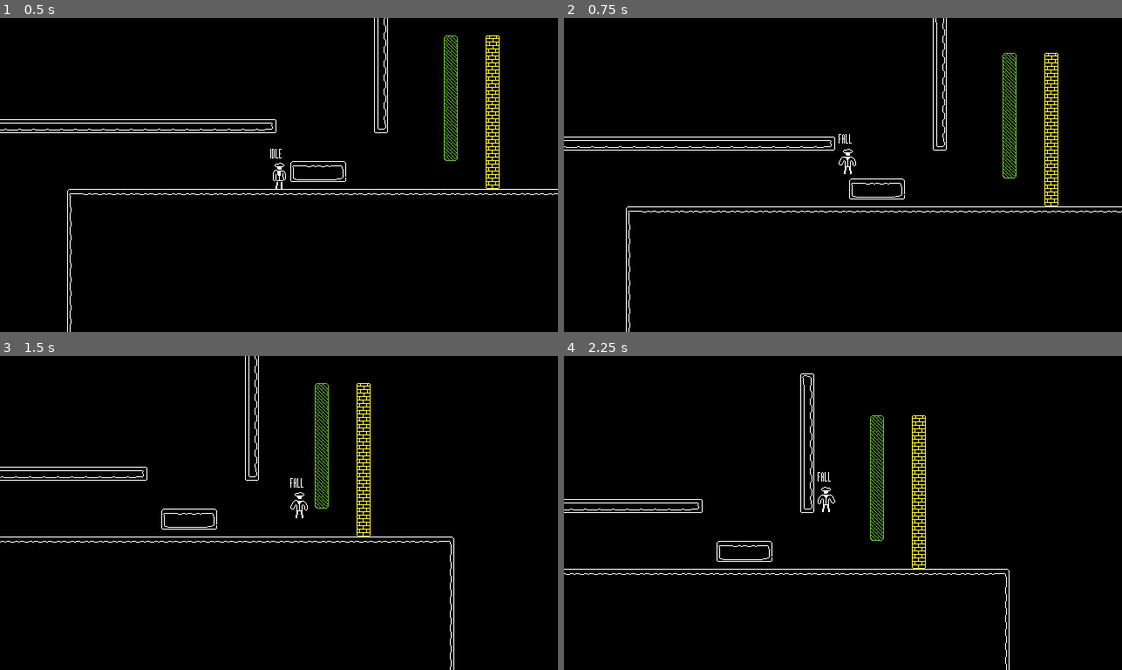
Above: before the commit, frames 1-4 (two rows, left to right).
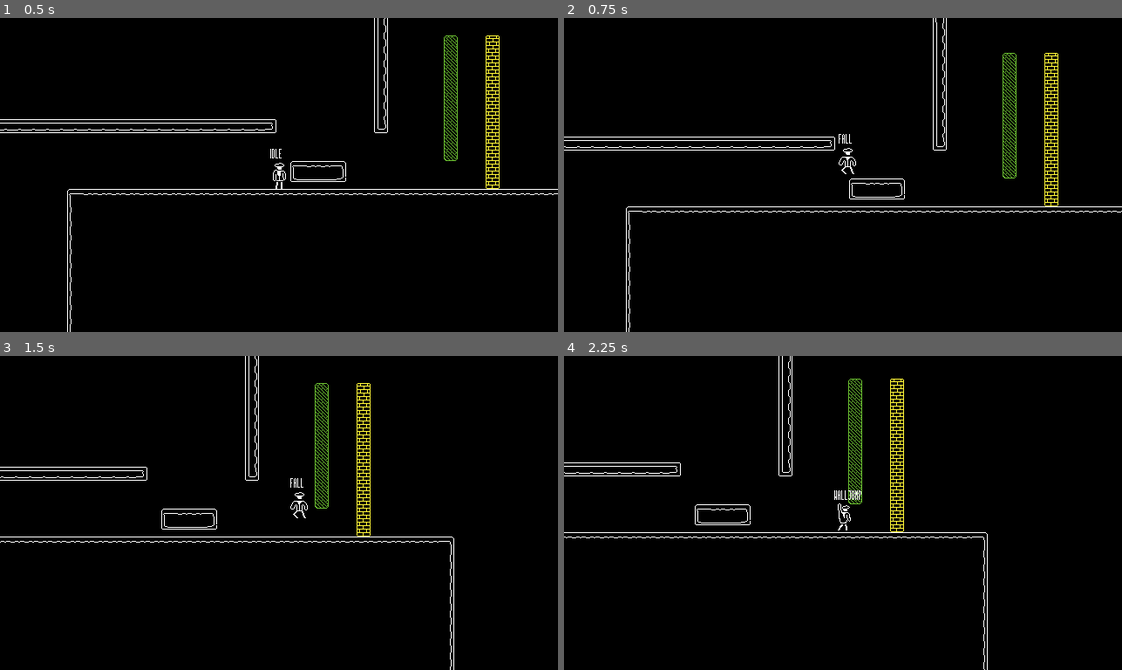
Above: after the commit, the same moments.

Repository: chichP-Januwari/second-sets
Game: Godot game, scene res://scenes/levels/test_level.tscn
Same seed, same stepped clock (60 frames per second), same inputs: the game is played once before the commit and once after it.
Inputs:
- Up to frame 1 (0.5 s): no input
- Up to frame 2 (0.75 s): tap Enter at 0.5 s; hold D (right) from 0.53 s (still down); hold Space (jump) from 0.53 s (still down); tap K (slide) at 0.6 s
- Up to frame 3 (1.5 s): keep holding D (right); release Space (jump) at 1.28 s; tap Space (jump) at 1.35 s
- Up to frame 4 (2.25 s): tap Space (jump) at 1.52, 1.82 s; tap K (slide) at 1.55, 2.1 s; release D (right) at 2.03 s; hold A (left) from 2.03 s (still down); hold Space (jump) from 2.03 s (still down)

Frame 1 is identical in both runs. In frame 2, less than 0.1% of the frame differs, in the area x 49-53%, y 41-50%; in frame 3, less than 0.1%; in frame 4, 4.4%, in the area x 0-80%, y 0-100%.

Commit message:
more assets + fixing up character controller

Diff:
--- a/scenes/sinatra.tscn
+++ b/scenes/sinatra.tscn
@@ -4,12 +4,13 @@
 [ext_resource type="Texture2D" uid="uid://bb6snunogld0g" path="res://assets/characters/sinatra_fall.png" id="1_c3bs7"]
 [ext_resource type="Texture2D" uid="uid://dlo1p5mg6irbi" path="res://assets/characters/sinatra_run.png" id="1_vpeus"]
 [ext_resource type="Texture2D" uid="uid://cqcxtg6kfdgem" path="res://assets/characters/sinatra_idle.png" id="2_uj03w"]
+[ext_resource type="Texture2D" uid="uid://cyhukfs0js74l" path="res://assets/characters/sinatra_jump.png" id="4_5754x"]
 [ext_resource type="Texture2D" uid="uid://hl6g2j7lh8ip" path="res://assets/characters/sinatra_slide.png" id="4_uj03w"]
 [ext_resource type="Texture2D" uid="uid://c1nihx6ynnt01" path="res://assets/characters/sinatra_wallslide.png" id="6_lbgrs"]
 [ext_resource type="LabelSettings" uid="uid://c0rg7afvfgqrm" path="res://assets/fonts/label_settings.tres" id="7_lbgrs"]
 
 [sub_resource type="RectangleShape2D" id="RectangleShape2D_4k038"]
-size = Vector2(12, 7)
+size = Vector2(12, 31)
 
 [sub_resource type="AtlasTexture" id="AtlasTexture_lbgrs"]
 atlas = ExtResource("1_c3bs7")
@@ -27,6 +28,18 @@
 atlas = ExtResource("2_uj03w")
 region = Rect2(24, 0, 24, 32)
 
+[sub_resource type="AtlasTexture" id="AtlasTexture_mie10"]
+atlas = ExtResource("4_5754x")
+region = Rect2(0, 0, 24, 32)
+
+[sub_resource type="AtlasTexture" id="AtlasTexture_5jnfk"]
+atlas = ExtResource("4_5754x")
+region = Rect2(24, 0, 24, 32)
+
+[sub_resource type="AtlasTexture" id="AtlasTexture_38tqr"]
+atlas = ExtResource("4_5754x")
+region = Rect2(48, 0, 24, 32)
+
 [sub_resource type="AtlasTexture" id="AtlasTexture_feo7j"]
 atlas = ExtResource("1_vpeus")
 region = Rect2(0, 0, 24, 32)
@@ -58,7 +71,7 @@
 }],
 "loop": true,
 "name": &"sinatra_fall",
-"speed": 6.0
+"speed": 3.0
 }, {
 "frames": [{
 "duration": 1.0,
@@ -73,6 +86,20 @@
 }, {
 "frames": [{
 "duration": 1.0,
+"texture": SubResource("AtlasTexture_mie10")
+}, {
+"duration": 1.0,
+"texture": SubResource("AtlasTexture_5jnfk")
+}, {
+"duration": 1.0,
+"texture": SubResource("AtlasTexture_38tqr")
+}],
+"loop": false,
+"name": &"sinatra_jump",
+"speed": 6.0
+}, {
+"frames": [{
+"duration": 1.0,
 "texture": SubResource("AtlasTexture_feo7j")
 }, {
 "duration": 1.0,
@@ -92,15 +119,15 @@
 "duration": 1.0,
 "texture": SubResource("AtlasTexture_3584i")
 }],
-"loop": true,
+"loop": false,
 "name": &"sinatra_slide",
-"speed": 5.0
+"speed": 1.0
 }, {
 "frames": [{
 "duration": 1.0,
 "texture": ExtResource("6_lbgrs")
 }],
-"loop": true,
+"loop": false,
 "name": &"sinatra_wallslide",
 "speed": 1.0
 }]
@@ -114,7 +141,7 @@
 visibility_layer = 2
 z_index = 1
 z_as_relative = false
-position = Vector2(0, 12.5)
+position = Vector2(0, 0.5)
 shape = SubResource("RectangleShape2D_4k038")
 
 [node name="AnimatedSprite2D" type="AnimatedSprite2D" parent="." unique_id=400940614]
@@ -122,7 +149,7 @@
 z_index = 1
 z_as_relative = false
 sprite_frames = SubResource("SpriteFrames_lbgrs")
-animation = &"sinatra_wallslide"
+animation = &"sinatra_jump"
 autoplay = "sinatra_idle"
 
 [node name="RightWallRay" type="RayCast2D" parent="." unique_id=1628094166]
--- a/scripts/sinatra_controller.gd
+++ b/scripts/sinatra_controller.gd
@@ -16,13 +16,13 @@
 var gravity = ProjectSettings.get_setting("physics/2d/default_gravity")
 
 var active_state := STATE.IDLE
-var facing_direction := 0 # Right
+var facing_direction := 0 # For animations and sliding, Right
 
 func _physics_process(delta: float) -> void:
 	var direction : float
 	if !active_state == STATE.SLIDE:
 		direction = Input.get_axis("left", "right")
-	# Only for animations
+	# For animations
 	if direction == 1:
 		facing_direction = 0 # Right
 	elif direction == -1:
@@ -111,7 +111,10 @@
 					$LeftWallRay.enabled = false
 				elif $RightWallRay.is_colliding() == true:
 					$RightWallRay.enabled = false
-				switch_state(STATE.JUMP)
+				switch_state(STATE.WALLJUMP)
+
+		STATE.WALLSLIDE:
+			pass
 
 	$State.text = STATE.keys()[active_state]
 	move_and_slide()
@@ -134,7 +137,7 @@
 
 		STATE.JUMP:
 			$MaxJumpTime.start()
-			$AnimatedSprite2D.play("sinatra_fall")
+			$AnimatedSprite2D.play("sinatra_jump")
 
 		STATE.FALL:
 			$MaxJumpTime.stop()
Binary file changed: assets/characters/sinatra_fall.png
Binary file added: assets/characters/sinatra_jump.png
Not shown, added: assets/characters/sinatra_jump.png.import
